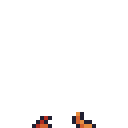
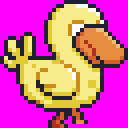
The second 128 × 128 image is a revision of the first. Changes to its layers:
renamed "7_legs_up_r" to "7_legs_up_L", showed it, painted on it over [44, 108, 88, 128]
renamed "3_legs_up_r" to "3_legs_up_R", showed it over [48, 108, 88, 128]
renamed "3_body_up_r" to "3_body_up_R", showed it over [0, 0, 128, 128]
renamed "0_legs_contact_r" to "0_legs_contact_R", hid it over [32, 112, 96, 128]
